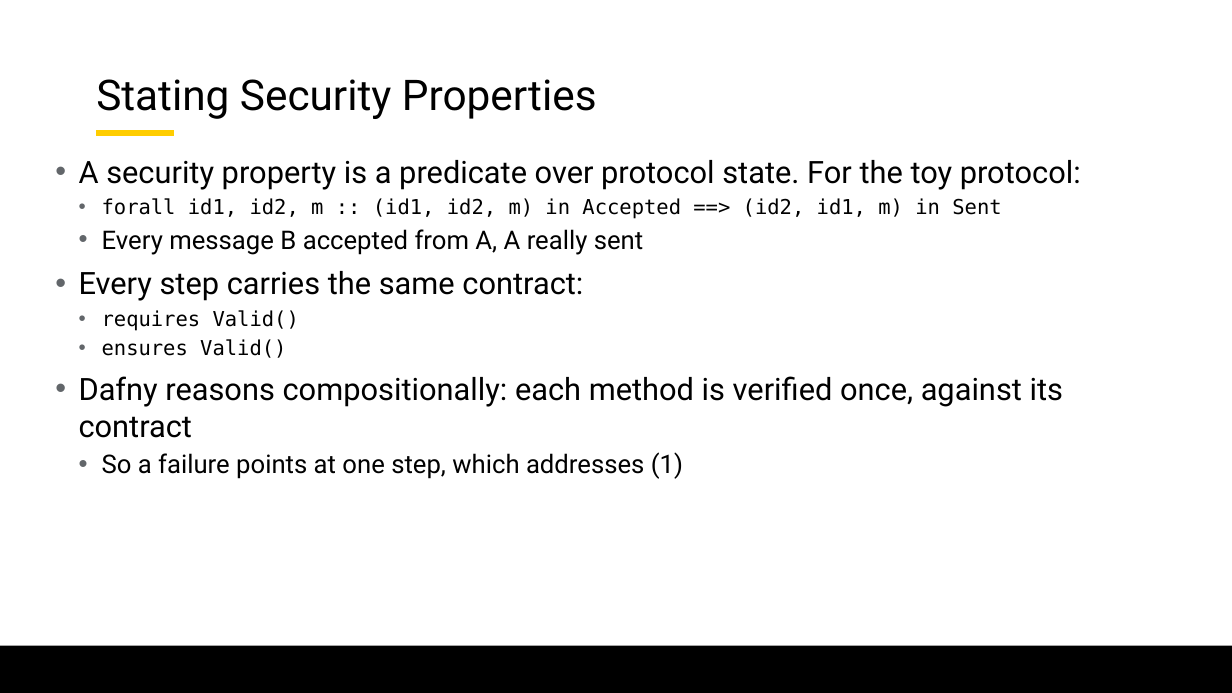
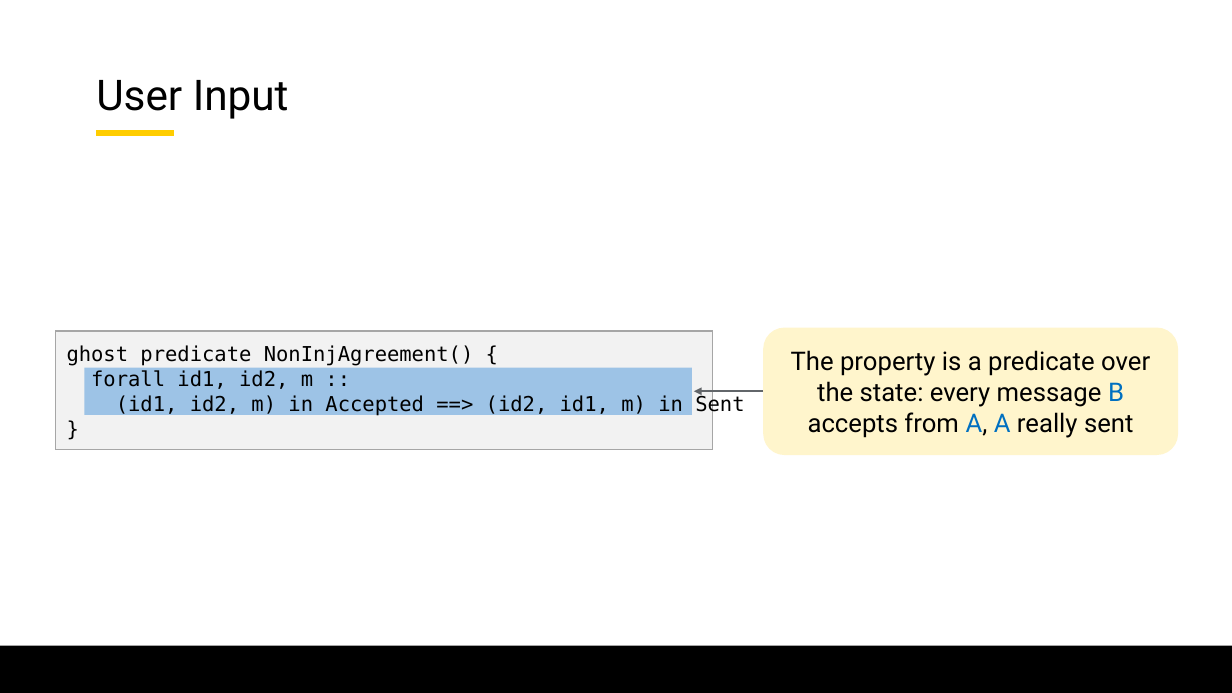
Before and after one commit to lorchrob/graduate_research_symposium, a slide deck: slide 20 of symposium_slides.pptx (slide 18 before the commit). Drawn at 1232x693 pixels with LibreOffice and Linux fonts; fonts in the diff are those of the drawing; background and template pictures are left out. Boxes give left, top, right and bottom in pixels: in the first picture for what was removed or moved away, otherwise in the second. Text is boxed around its words. In the diff, an @@ line names an element or a change of style, - is before the commit and + after.

```diff
--- a/symposium_slides.pptx
+++ b/symposium_slides.pptx
@@ title at <box>96,80,289,119</box>: text changed @@
-Stating Security Properties
+User Input
@@ text removed at <box>79,160,1081,479</box> @@
-• A security property is a predicate over protocol state. For the toy protocol:
-  • forall id1, id2, m :: (id1, id2, m) in Accepted ==> (id2, id1, m) in Sent
-  • Every message B accepted from A, A really sent
-• Every step carries the same contract:
-  • requires Valid()
-  • ensures Valid()
-• Dafny reasons compositionally: each method is verified once, against its contract
-  • So a failure points at one step, which addresses (1)
@@ rounded rectangle added at <box>763,327,1178,455</box>, fill #FFF5CC, 20 pt, text #000000 @@
+The property is a predicate over the state: every message B accepts from A, A really sent
@@ rectangle added at <box>55,331,713,449</box>, fill #F2F2F2, outline #A6A6A6 1 pt @@
@@ text added at <box>67,345,683,416</box>, 16 pt, text #000000 @@
+ghost predicate NonInjAgreement() {
+forall id1, id2, m ::
+(id1, id2, m) in Accepted ==> (id2, id1, m) in Sent
+}
@@ rectangle added at <box>84,368,692,415</box>, fill #9DC3E6 @@
@@ arrow added from (763, 392) to (694, 392), #62666A 1.5 pt @@
```
Also in this commit, not shown: 19 other slides changed, 10 slides added, 12 slides removed.
